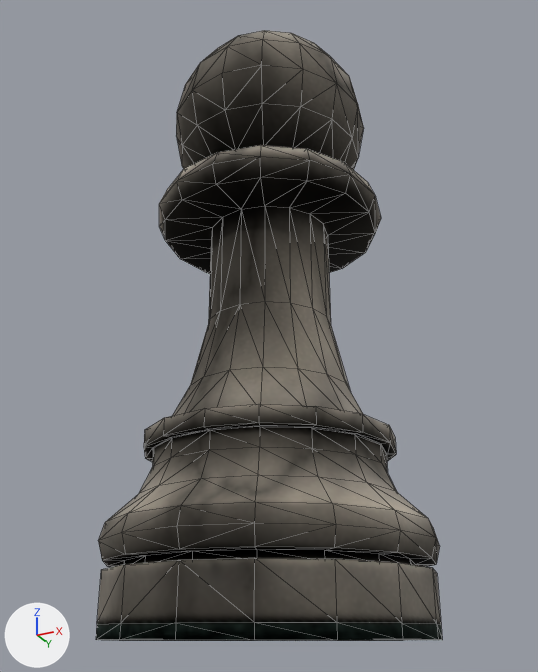
The glTF model samples/chess-game/public/ChessPieces_Pawn_White.gltf: old version first, new version second.
Camera for both pictures: a 50 mm camera at (0.0227, -0.0454, 0.0002) aimed at (-0.0004, 0.0008, 0.021). The axes (+X, +Y, +Z) are drawn at lower left. The lights are the same throughout. Mesh edges are drawn as thin lines. Where no turn or scale is listed for an object, it has been applied to the vertices. Vertices at the same position are counted once.

Objects in the first picture: 'ChessPieces_Pawn_White'.
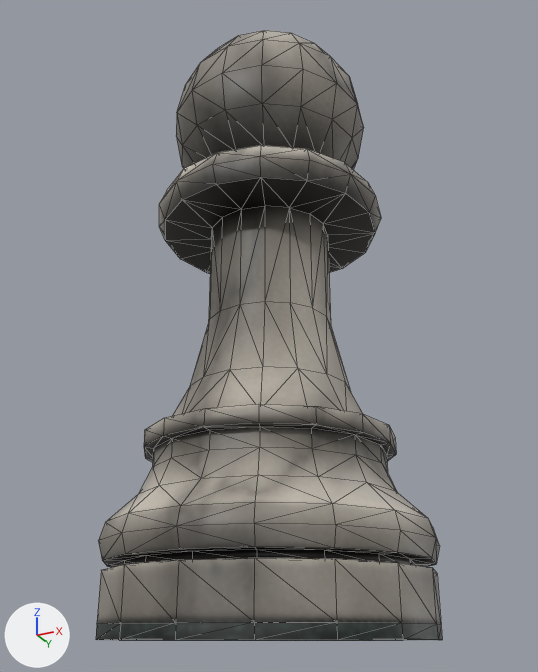
The newer file is also rescaled (x1.25) as a whole; pictures and numbers use the older file's frame.

Where the change shows, as pixel boxes [x1, y1, x2, y2] in the pictures (538 x 672 px):
part 1 of me_cylinder_040, deleted (black): before [144, 423, 396, 462]

What the commit changed:
Material 'ChessPiecesWhite_MAT' (mat_chesspieceswhite_mat) is new.
Its texture is img_chesspieceswhite_basecol_tga.
me_cylinder_040 is used by ob_chesspieces_pawn_white; location (0.0, 0.0, 0.0).
me_cylinder_040 had 444 vertices, 884 faces and spanned x -0.0111..0.0111, y -0.0111..0.0111, z 0.0..0.0463.
me_cylinder_040 no longer uses material mat_material_002 (picture img_chesspieceswhite_basecol_tga).
me_cylinder_040 now has 428 vertices, 852 faces and spans x -0.0111..0.0111, y -0.0111..0.0111, z 0.0..0.0463.
me_cylinder_040 part 1: 16 vertices removed from x -0.008..0.008, y -0.008..0.008, z 0.0117.
me_cylinder_040 now uses material mat_chesspieceswhite_mat (picture img_chesspieceswhite_basecol_tga).
